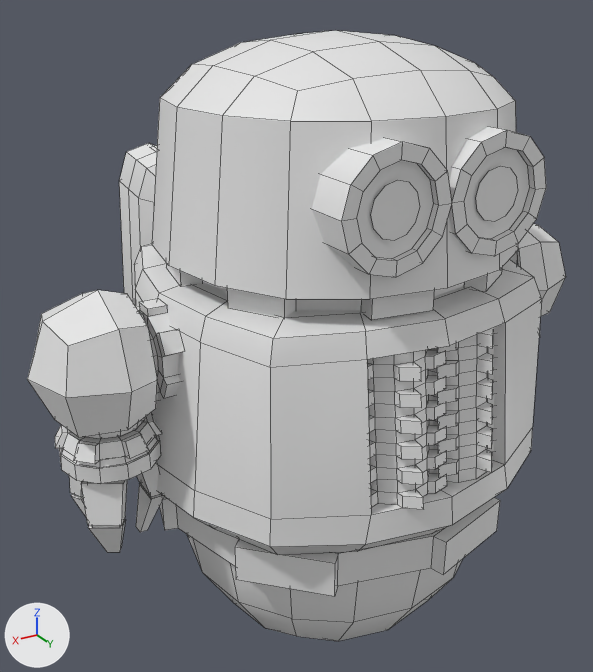
What one commit did to the Blender file Assets/Player/Model/Model.blend.
Both versions are drawn from a 50 mm camera at (1.331, 2.011, 1.561) aimed at (0.024, -0.167, 0.473). Arrows for +X, +Y and +Z are at lower left; the lights stay in place. Mesh edges are drawn as thin lines.

The first picture shows 'ArmEnd.R', 'ArmStart.L', 'ArmStart.R', 'Ball', 'Body', 'Claw', 'Container', 'Eyes', 'Grinder L', 'Grinder R', 'Head', 'HoverCog', 'NeckCog', 'Shoulder Pad.R'.
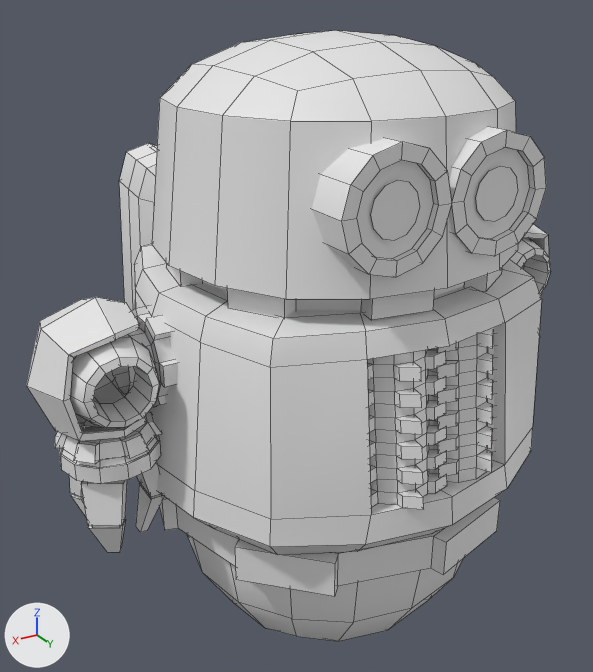
Changed parts and their boxes [x1, y1, x2, y2] in the pictures (593 x 672 px):
'Shoulder Pad.R', turned
    before: [27, 290, 157, 437]
    after: [27, 297, 147, 441]
'ArmStart.R', turned
    before: [85, 313, 146, 439]
    after: [70, 334, 159, 428]
'ArmCog.R', turned
    before: [136, 298, 183, 401]
    after: [112, 305, 178, 407]
'Shoulder Pad.L', moved, turned
    before: [517, 224, 566, 317]
    after: [523, 224, 549, 295]
'ArmStart.L', moved, turned
    before: [510, 252, 518, 265]
    after: [510, 238, 550, 294]

Diff of the bpy script that builds the scene:
```diff
--- a/Assets/Player/Model/Model.blend.py
+++ b/Assets/Player/Model/Model.blend.py
@@ ob_armstart_l @@
 ob_armstart_l.parent = ob_body
-ob_armstart_l.location = (-0.742, 0.00406, 0.59)
+ob_armstart_l.location = (-0.74, -0.0355, 0.63)
+ob_armstart_l.rotation_euler = (1.571, 0.0, 0.0533)  # degrees (90, 0, 3.1)
@@ ob_armstart_r @@
 ob_armstart_r.location = (0.742, 0.00406, 0.59)
+ob_armstart_r.rotation_euler = (1.571, 0.0, 0.0)  # degrees (90, 0, 0)
```
